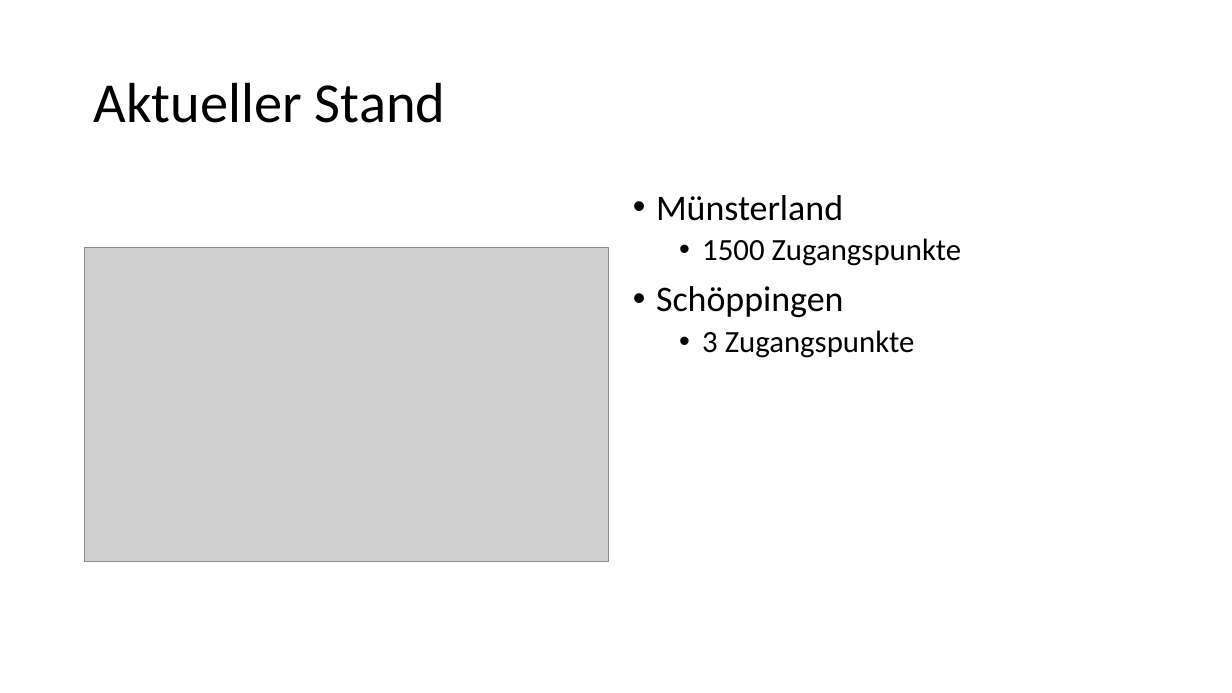
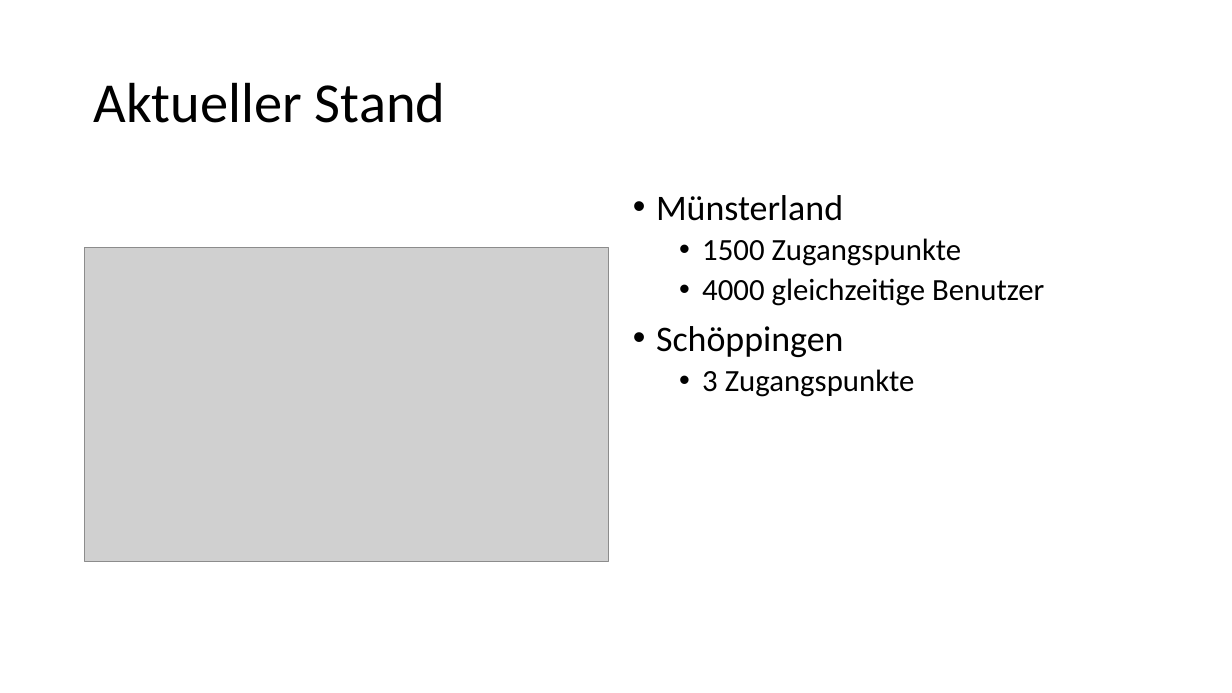
Before and after one commit to FreiFunkMuenster/media-ffms, a slide deck: slide 12 of Vorträge/2016-03-01 Präsentation Schöppingen.pptx (slide 13 before the commit). Drawn at 1232x693 pixels with LibreOffice and Linux fonts; fonts in the diff are those of the drawing; grey boxes stand for pictures. Boxes give left, top, right and bottom in pixels: in the first picture for what was removed or moved away, otherwise in the second. Text is boxed around its words. In the diff, an @@ line names an element or a change of style, - is before the commit and + after.

```diff
--- a/Vorträge/2016-03-01 Präsentation Schöppingen.pptx
+++ b/Vorträge/2016-03-01 Präsentation Schöppingen.pptx
@@ text at box(702, 278, 1044, 306): paragraph added @@
+  • 4000 gleichzeitige Benutzer
```
Also in this commit, not shown: 2 other slides changed, 1 slide removed.
